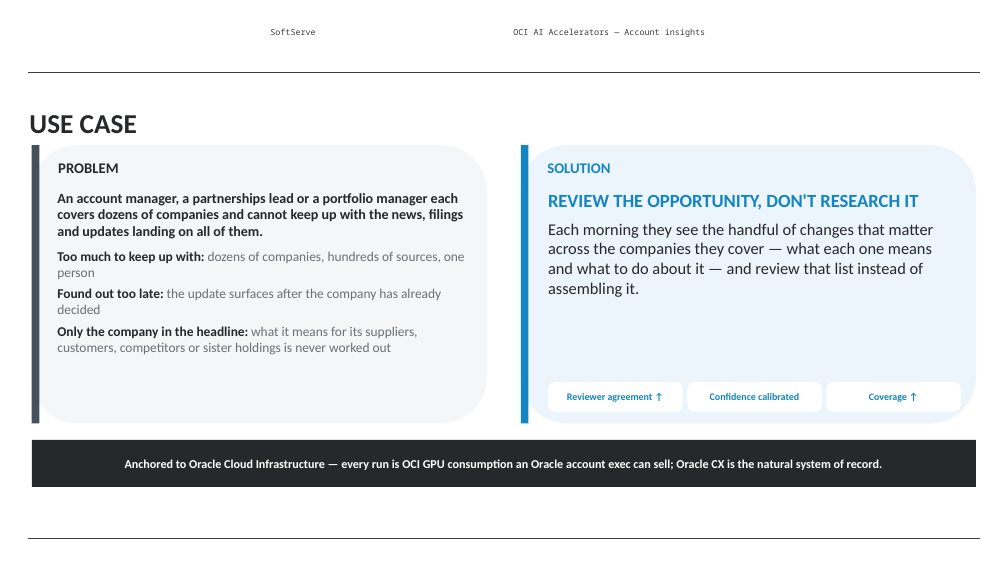
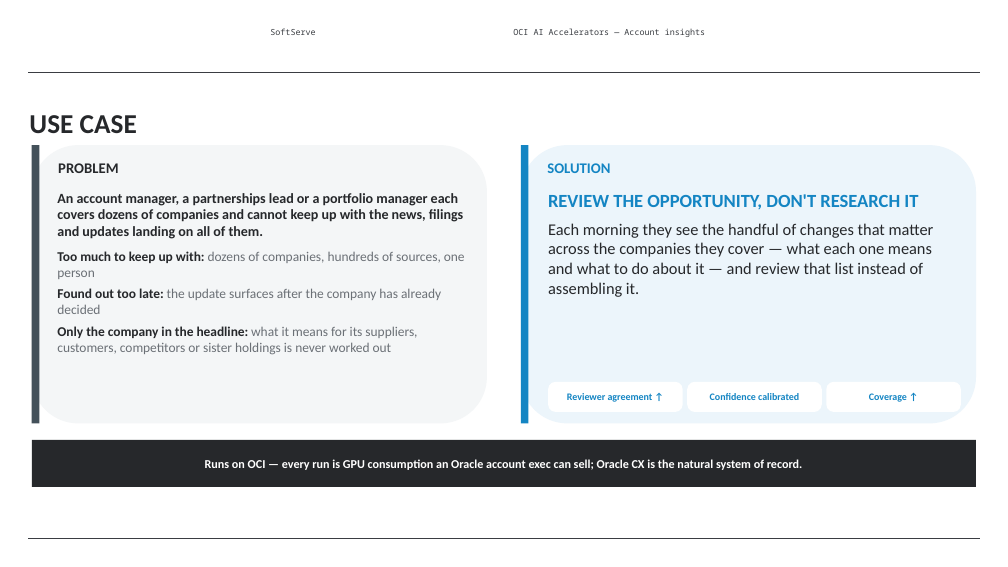
Before and after one commit to alexey-orlov/AO-Personal-OS, a slide deck: slide 2 of outputs/oracle-packs/account-insights/artifacts/account-insights-sales-deck.pptx. Drawn at 1008x567 pixels with LibreOffice and Linux fonts; fonts in the diff are those of the drawing; background and template pictures are left out. Boxes give left, top, right and bottom in pixels: in the first picture for what was removed or moved away, otherwise in the second. Text is boxed around its words. In the diff, an @@ line names an element or a change of style, - is before the commit and + after.

```diff
--- a/outputs/oracle-packs/account-insights/artifacts/account-insights-sales-deck.pptx
+++ b/outputs/oracle-packs/account-insights/artifacts/account-insights-sales-deck.pptx
@@ text at box(205, 459, 803, 470): text changed @@
-Anchored to Oracle Cloud Infrastructure — every run is OCI GPU consumption an Oracle account exec can sell; Oracle CX is the natural system of record.
+Runs on OCI — every run is GPU consumption an Oracle account exec can sell; Oracle CX is the natural system of record.
```
Also in this commit, not shown: 1 other slide changed, 1 other file.
